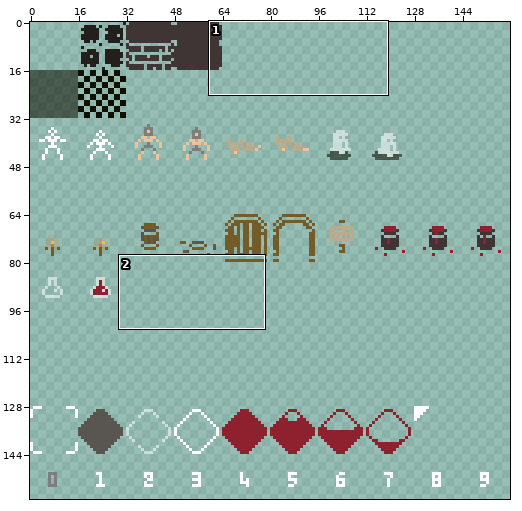
Pixel-art file, stored at assets/sprites.ase. The picture above shows the old version from afar; the outline marks the close-up.
Close-up. The starting point:
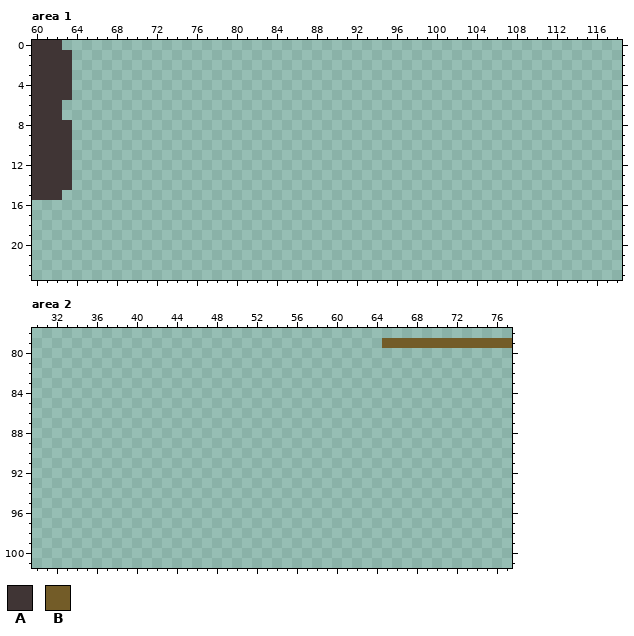
160x160 pixels, 1 frame. Colours within 5 levels of each other are drawn and written as one. Shown: area 1: x 60..118, y 0..23; area 2: x 30..77, y 78..101. The wide view leaves out empty margins. The commit also changed other parts of the picture, which this record leaves out.
Palette (. is transparent): A #403535  B #735c28
Pixels before, area 1, first column x 60:
 0 AAA.
 1 AAAA
 2 AAAA
 3 AAAA
 4 AAAA
 5 AAAA
 6 AAA.
 7 AAA.
 8 AAAA
 9 AAAA
10 AAAA
11 AAAA
12 AAAA
13 AAAA
14 AAAA
15 AAA.
Pixels before, area 2, first column x 65:
79 BBBBBBBBBBBBB
Now the later version:
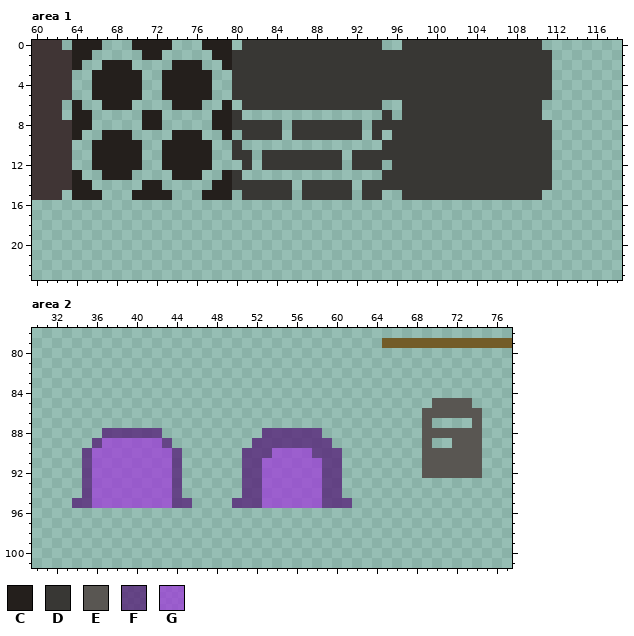
Colours new in this view: C #241f1c  D #383734  E #595652  F #561f78c2  G #9e38d9b5
The edit:
Area 1:
The edit adds colour C in row 0 at x 64 to 66, 70 to 73 and 77 to 79; in row 1 at x 64 to 65, 71 to 72 and 78 to 79; in row 2 at x 64, 67 to 69, 74 to 76 and 79; in rows 3 to 5 at x 66 to 70 and 73 to 77; in row 6 at x 64, 67 to 69, 74 to 76 and 79; in rows 7 to 8 at x 64 to 65, 71 to 72 and 78 to 79.
The edit adds colour C in row 9 at x 64, 67 to 69, 74 to 76 and 79; in rows 10 to 12 at x 66 to 70 and 73 to 77; in row 13 at x 64, 67 to 69, 74 to 76 and 79; in row 14 at x 64 to 65, 71 to 72 and 78 to 79; in row 15 at x 64 to 66, 70 to 73 and 77 to 79.
The edit adds colour D in row 0 at x 81 to 94 and 97 to 110; in rows 1 to 5 at x 80 to 111; in row 6 at x 81 to 94 and 97 to 110; in row 7 at x 80, 95 and 97 to 110; in row 8 at x 80 to 84, 86 to 92 and 94 to 111; in row 9 at x 81 to 84, 86 to 92, 94 and 96 to 111.
The edit adds colour D in row 10 at x 80 and 95 to 111; in row 11 at x 80 to 81, 83 to 90 and 92 to 111; in row 12 at x 81, 83 to 90, 92 to 94 and 96 to 111; in row 13 at x 80 and 95 to 111; in row 14 at x 80 to 85, 87 to 91 and 93 to 111; in row 15 at x 81 to 85, 87 to 91, 93 to 94 and 97 to 110.
Area 2:
The edit adds colour E in row 85 at x 70 to 73; in row 86 at x 69 to 74; in row 87 at x 69 and 74; in row 88 at x 69 to 74; in row 89 at x 69 and 72 to 74; in rows 90 to 92 at x 69 to 74.
The edit adds colour F in row 88 at x 37 to 42 and 53 to 58; in row 89 at x 36, 43 and 52 to 59; in row 90 at x 35, 44, 51 to 53 and 58 to 60; in rows 91 to 94 at x 35, 44, 51 to 52 and 59 to 60; in row 95 at x 34 to 35, 44 to 45, 50 to 52 and 59 to 61.
The edit adds colour G in row 89 at x 37 to 42; in row 90 at x 36 to 43 and 54 to 57; in rows 91 to 95 at x 36 to 43 and 53 to 58.
